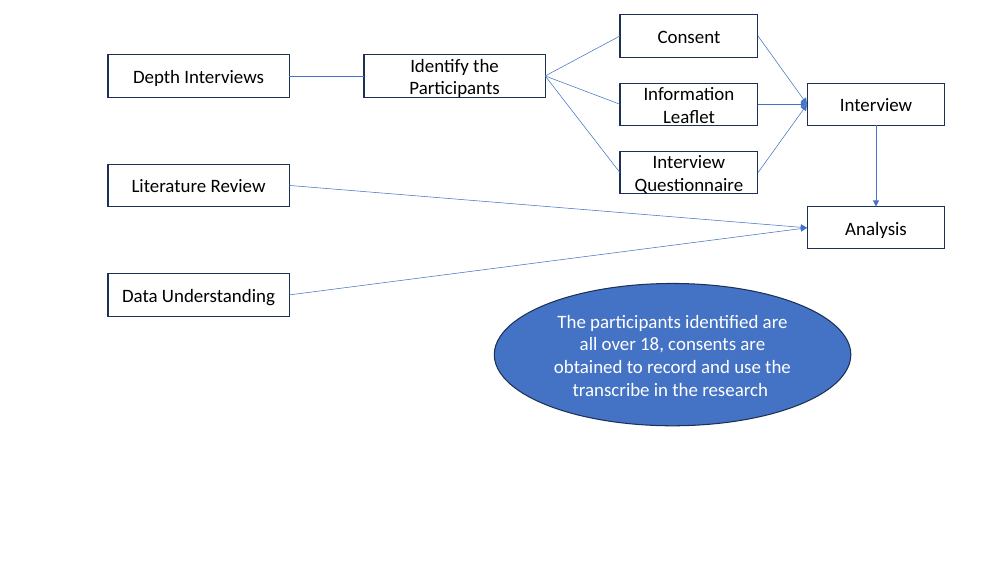
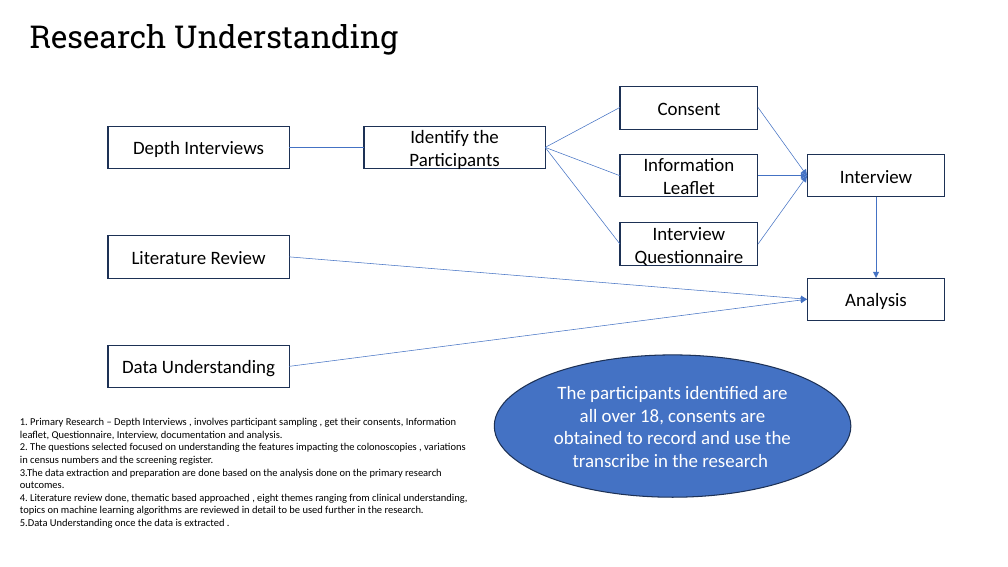
Before and after one commit to raku43/MScDACapstone, a slide deck: slide 4 of PPT_Msc_Capstone.pptx (slide 2 before the commit). Drawn at 1008x567 pixels with LibreOffice and Linux fonts; fonts in the diff are those of the drawing. Boxes give left, top, right and bottom in pixels: in the first picture for what was removed or moved away, otherwise in the second. Text is boxed around its words. In the diff, an @@ line names an element or a change of style, - is before the commit and + after.

```diff
--- a/PPT_Msc_Capstone.pptx
+++ b/PPT_Msc_Capstone.pptx
@@ text added at bbox=[30, 24, 398, 55], 30 pt, text #000000 @@
+Research Understanding
@@ 9 rectangles, 6 arrows, 4 lines, 1 ellipse: place and size @@
-9 rectangles, 6 arrows, 4 lines, 1 ellipse at bbox=[108, 15, 945, 426]
+9 rectangles, 6 arrows, 4 lines, 1 ellipse at bbox=[108, 87, 945, 497]
@@ text added at bbox=[20, 417, 467, 528], 10 pt, text #000000 @@
+1. Primary Research – Depth Interviews , involves participant sampling , get their consents, Information leaflet, Questionnaire, Interview, documentation and analysis.
+2. The questions selected focused on understanding the features impacting the colonoscopies , variations in census numbers and the screening register.
+3.The data extraction and preparation are done based on the analysis done on the primary research outcomes.
+4. Literature review done, thematic based approached , eight themes ranging from clinical understanding, topics on machine learning algorithms are reviewed in detail to be used further in the research.
+5.Data Understanding once the data is extracted .
```
Also in this commit, not shown: 5 other slides changed, 4 slides added.
